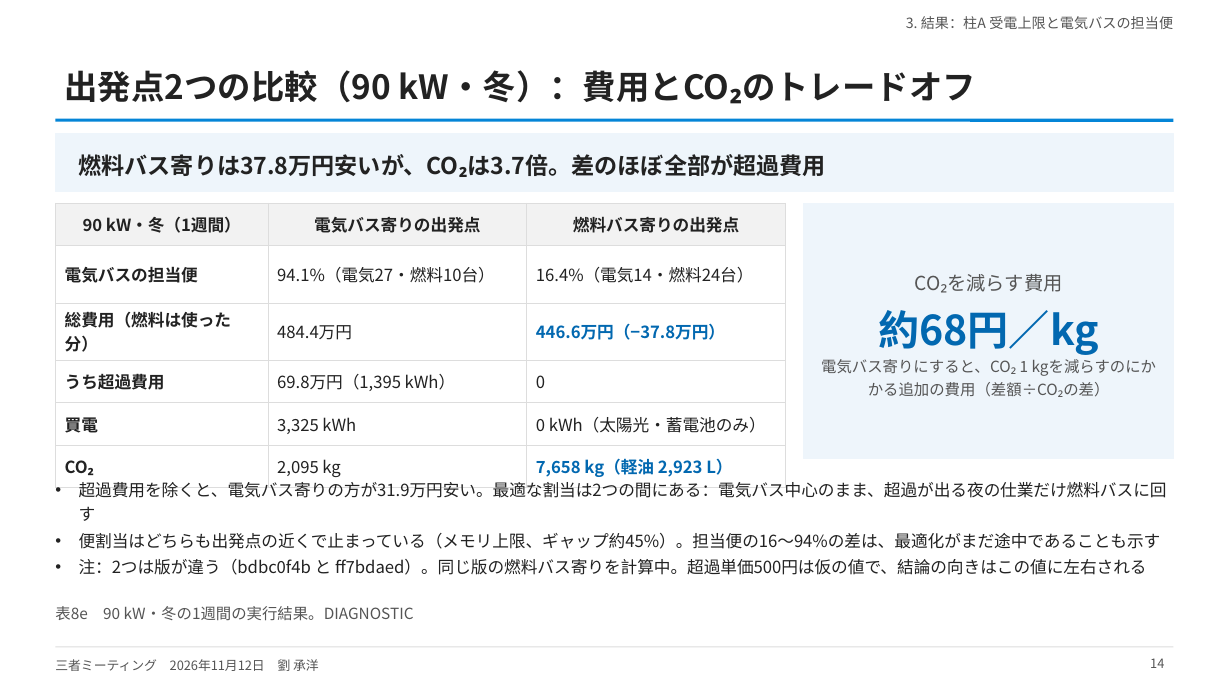
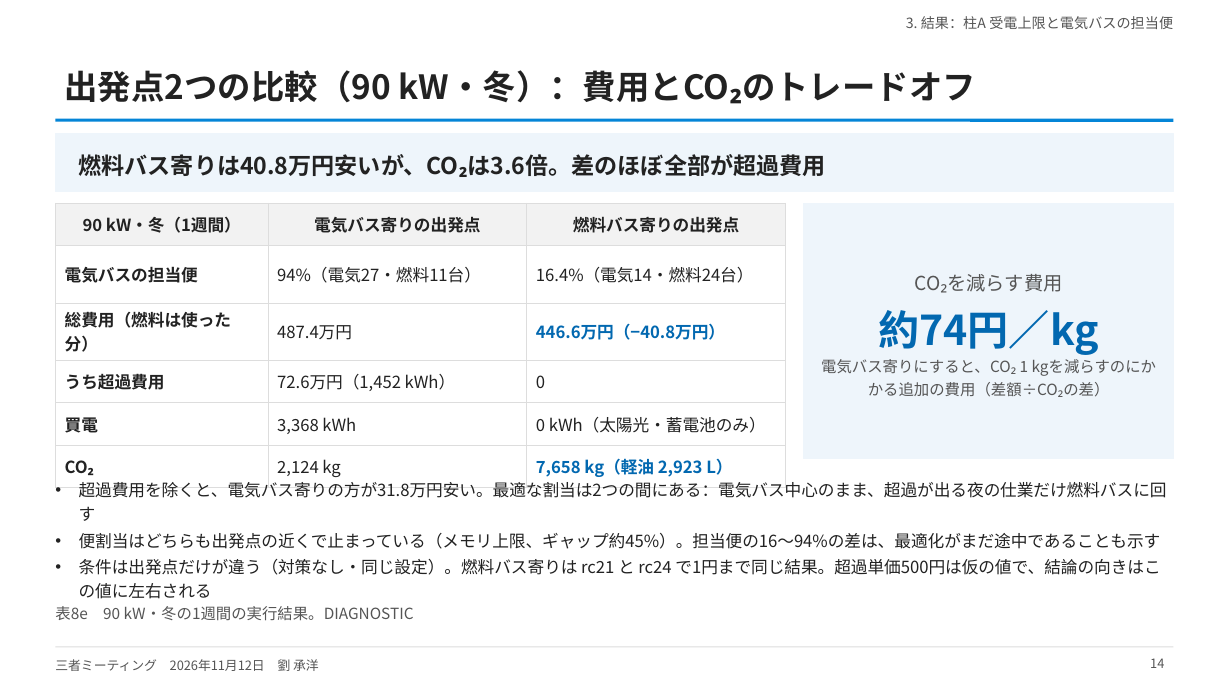
Before and after one commit to CYLIU2003/master-course, a slide deck: slide 14 of outcome/2026-11-12_three_party/three_party_20261112.pptx. Drawn at 1232x693 pixels with LibreOffice and Linux fonts; fonts in the diff are those of the drawing. Boxes give left, top, right and bottom in pixels: in the first picture for what was removed or moved away, otherwise in the second. Text is boxed around its words. In the diff, an @@ line names an element or a change of style, - is before the commit and + after.

```diff
--- a/outcome/2026-11-12_three_party/three_party_20261112.pptx
+++ b/outcome/2026-11-12_three_party/three_party_20261112.pptx
@@ text at (x1=79, y1=154, x2=826, y2=177): text changed @@
-燃料バス寄りは37.8万円安いが、CO₂は3.7倍。差のほぼ全部が超過費用
+燃料バス寄りは40.8万円安いが、CO₂は3.6倍。差のほぼ全部が超過費用
@@ table at (x1=55, y1=203, x2=786, y2=481) @@
-row 2, column 2: 94.1%（電気27・燃料10台）
+row 2, column 2: 94%（電気27・燃料11台）
-row 3, column 2: 484.4万円
+row 3, column 2: 487.4万円
-row 3, column 3: 446.6万円（−37.8万円）
+row 3, column 3: 446.6万円（−40.8万円）
-row 4, column 2: 69.8万円（1,395 kWh）
+row 4, column 2: 72.6万円（1,452 kWh）
-row 5, column 2: 3,325 kWh
+row 5, column 2: 3,368 kWh
-row 6, column 2: 2,095 kg
+row 6, column 2: 2,124 kg
@@ text at (x1=878, y1=310, x2=1099, y2=355): text changed @@
-約68円／kg
+約74円／kg
@@ text at (x1=79, y1=482, x2=1167, y2=521): text changed @@
-• 超過費用を除くと、電気バス寄りの方が31.9万円安い。最適な割当は2つの間にある：電気バス中心のまま、超過が出る夜の仕業だけ燃料バスに回す
+• 超過費用を除くと、電気バス寄りの方が31.8万円安い。最適な割当は2つの間にある：電気バス中心のまま、超過が出る夜の仕業だけ燃料バスに回す
@@ text at (x1=79, y1=559, x2=1160, y2=599): text changed @@
-• 注：2つは版が違う（bdbc0f4b と ff7bdaed）。同じ版の燃料バス寄りを計算中。超過単価500円は仮の値で、結論の向きはこの値に左右される
+• 条件は出発点だけが違う（対策なし・同じ設定）。燃料バス寄りは rc21 と rc24 で1円まで同じ結果。超過単価500円は仮の値で、結論の向きはこの値に左右される
```
Also in this commit, not shown: 4 other slides changed, 3 other files.
